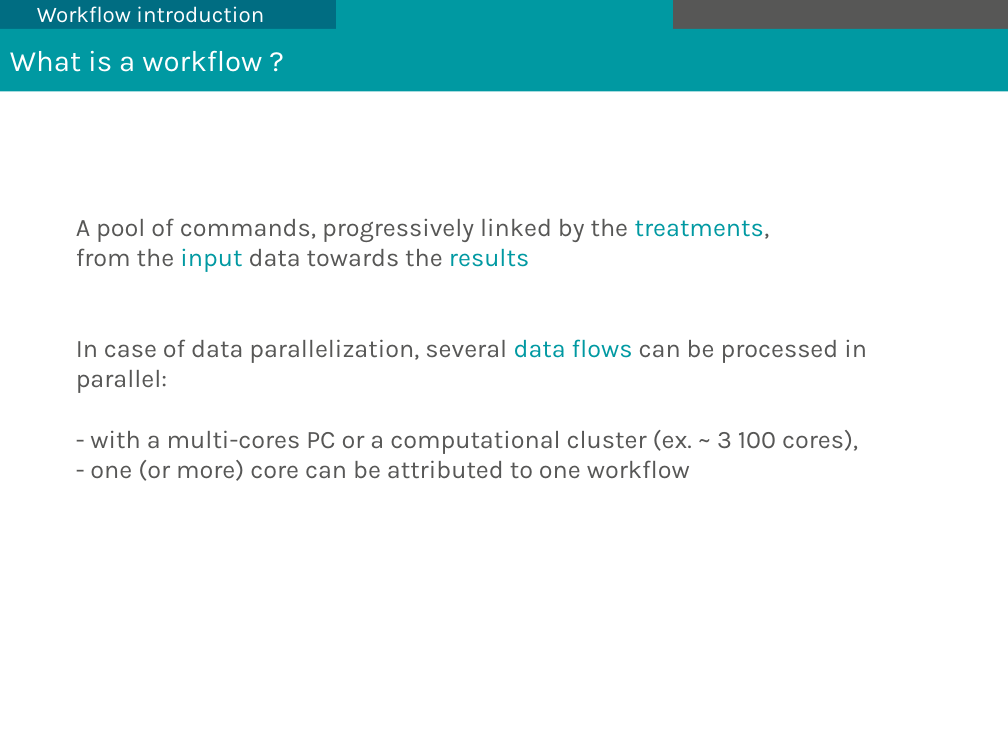
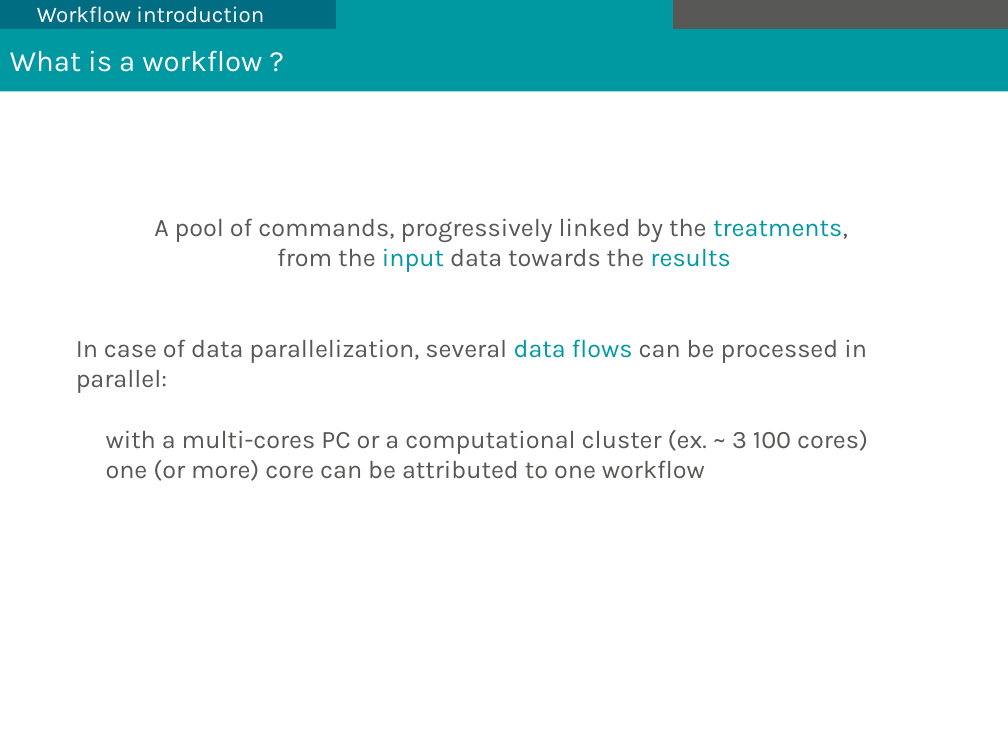
Before and after one commit to mesocentre-clermont-auvergne/formation_fair, a slide deck: slide 4 of fair_environnement/snakemake_cours/introduction_snakemake.odp. Drawn at 1008x756 pixels with LibreOffice and Linux fonts; fonts in the diff are those of the drawing; background and template pictures are left out. Boxes give left, top, right and bottom in pixels: in the first picture for what was removed or moved away, otherwise in the second. Text is boxed around its words. In the diff, an @@ line names an element or a change of style, - is before the commit and + after.

```diff
--- a/fair_environnement/snakemake_cours/introduction_snakemake.odp
+++ b/fair_environnement/snakemake_cours/introduction_snakemake.odp
@@ text at (x1=154, y1=218, x2=848, y2=272): alignment left to centre @@
@@ text at (x1=106, y1=430, x2=868, y2=481): text changed @@
-- with a multi-cores PC or a computational cluster (ex. ~ 3 100 cores),
-- one (or more) core can be attributed to one workflow
+✓ with a multi-cores PC or a computational cluster (ex. ~ 3 100 cores)
+✓ one (or more) core can be attributed to one workflow
```
Also in this commit, not shown: 15 other slides changed, 1 slide added, 1 other file.
